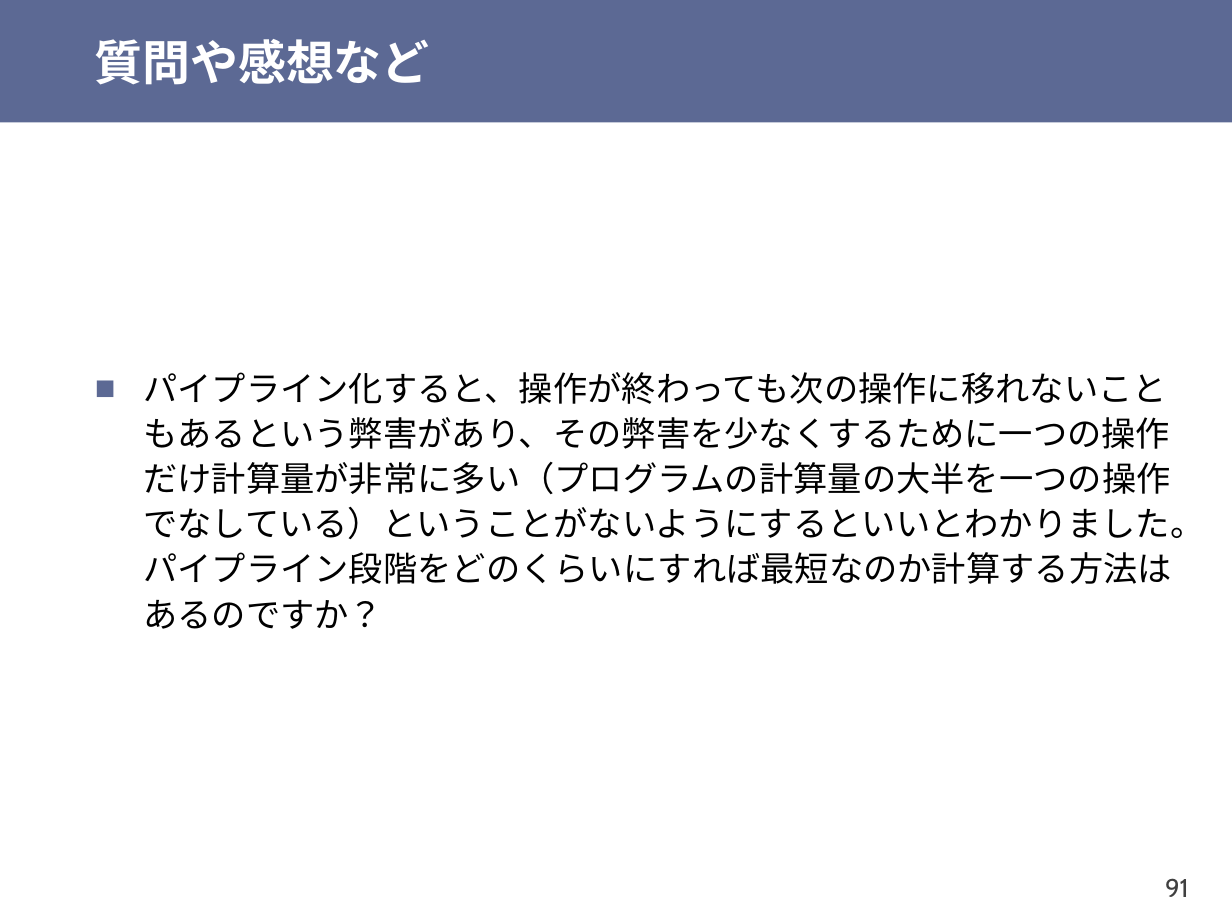
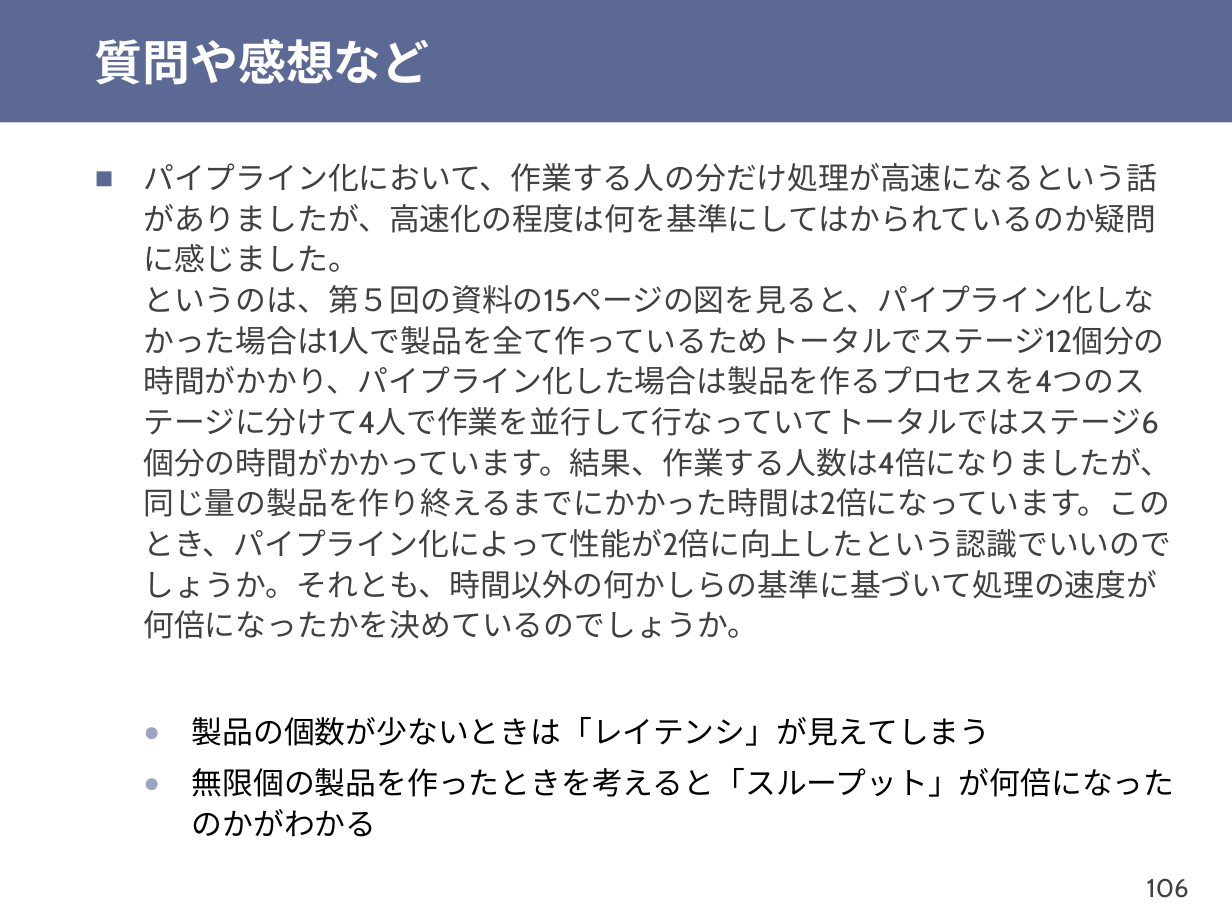
Before and after one commit to shioyadan/otya-computer-architecture-i, a slide deck: slide 106 of cai-shioya-06.pptx (slide 91 before the commit). Drawn at 1232x924 pixels with LibreOffice and Linux fonts; fonts in the diff are those of the drawing. Boxes give left, top, right and bottom in pixels: in the first picture for what was removed or moved away, otherwise in the second. Text is boxed around its words. In the diff, an @@ line names an element or a change of style, - is before the commit and + after.

```diff
--- a/cai-shioya-06.pptx
+++ b/cai-shioya-06.pptx
@@ text at (143,163,1175,837): text changed; size 20 to 18 pt; font Noto Sans CJK JP to Cabin; text colour #000000 to #404040 @@
-■ パイプライン化すると、操作が終わっても次の操作に移れないこともあるという弊害があり、その弊害を少なくするために一つの操作だけ計算量が非常に多い（プログラムの計算量の大半を一つの操作でなしている）ということがないようにするといいとわかりました。パイプライン段階をどのくらいにすれば最短なのか計算する方法はあるのですか？
+■ パイプライン化において、作業する人の分だけ処理が高速になるという話がありましたが、高速化の程度は何を基準にしてはかられているのか疑問に感じました。
+  というのは、第５回の資料の15ページの図を見ると、パイプライン化しなかった場合は1人で製品を全て作っているためトータルでステージ12個分の時間がかかり、パイプライン化した場合は製品を作るプロセスを4つのステージに分けて4人で作業を並行して行なっていてトータルではステージ6個分の時間がかかっています。結果、作業する人数は4倍になりましたが、同じ量の製品を作り終えるまでにかかった時間は2倍になっています。このとき、パイプライン化によって性能が2倍に向上したという認識でいいのでしょうか。それとも、時間以外の何かしらの基準に基づいて処理の速度が何倍になったかを決めているのでしょうか。
+  ● 製品の個数が少ないときは「レイテンシ」が見えてしまう
+  ● 無限個の製品を作ったときを考えると「スループット」が何倍になったのかがわかる
@@ page number at (1147,878,1189,898): text changed @@
-91
+106
```
Also in this commit, not shown: 32 other slides changed, 7 slides added, 1 slide removed, 1 other file.
